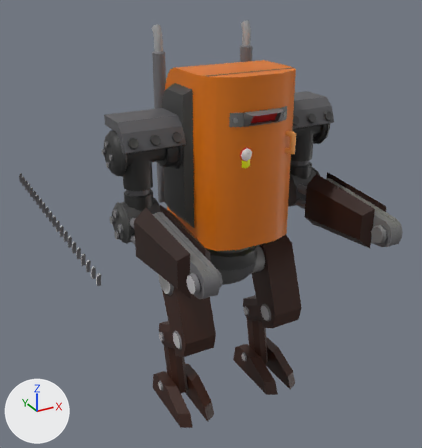
What one commit did to the FBX model TCC_ProjectArena/Assets/Gabriel/Inimigos/InimigosMesh/RoboMelee.fbx.
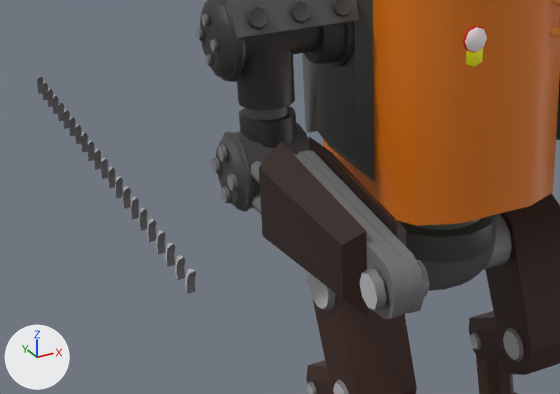
Each version is shown whole from a camera (50 mm lens) standing at (-9.26, -15.41, 14.82) and looking at (-0.31, 0.86, 6.68), then close up on the part from 0% to 69% of the width and 30% to 75% of the height. Lighting does not change. The marker at lower left points along +X, +Y and +Z. Where no turn or scale is listed for an object, it has been applied to the vertices. Vertices at the same position are counted once.

Objects in the first close-up: 'Face', 'Sawtooth.R'.
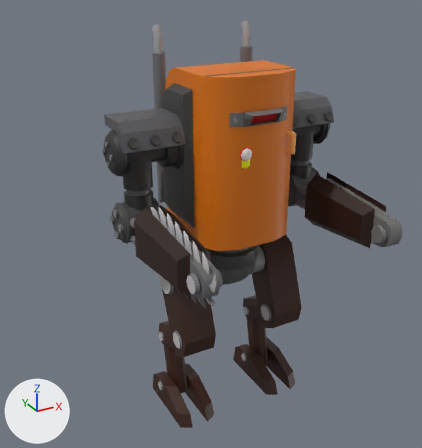
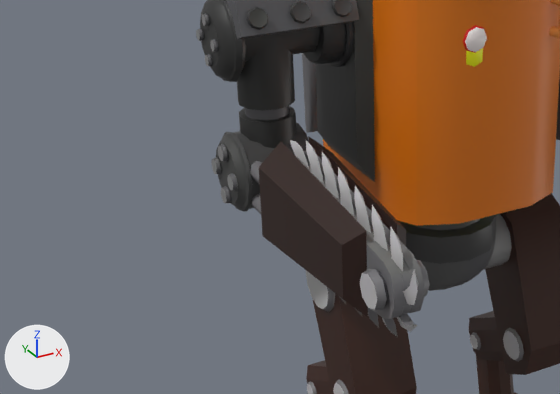
What differs and where, as boxes (x1, y1, x2, y2) in the close-ups (560 x 394 px; the box of a moved part takes in the faces that stretch with it):
'Sawtooth.R', reshaped, moved (19% narrower, 10% shorter)
    before: (37, 75, 196, 294)
    after: (290, 140, 418, 337)
part 1 of me_sawtooth_r_001, moved or reshaped
    before: (156, 230, 166, 254)
    after: (367, 306, 379, 328)
part 2 of me_sawtooth_r_001, moved or reshaped
    before: (147, 218, 156, 242)
    after: (355, 309, 362, 316)
part 3 of me_sawtooth_r_001, moved or reshaped
    before: (139, 207, 147, 231)
    after: (339, 296, 346, 304)
part 4 of me_sawtooth_r_001, moved or reshaped
    before: (123, 186, 131, 209)
    after: (322, 151, 339, 198)
part 5 of me_sawtooth_r_001, moved or reshaped
    before: (130, 197, 139, 219)
    after: (338, 167, 355, 216)
part 6 of me_sawtooth_r_001, moved or reshaped
    before: (165, 243, 175, 267)
    after: (354, 186, 371, 233)
part 7 of me_sawtooth_r_001, moved or reshaped
    before: (175, 255, 185, 280)
    after: (372, 205, 388, 251)
part 8 of me_sawtooth_r_001, rebuilt
    before: (185, 269, 196, 294)
    after: (403, 269, 418, 305)
part 9 of me_sawtooth_r_001, rebuilt (not visible afterwards)
    before: (108, 167, 115, 189)
part 10 of me_sawtooth_r_001, deleted (black)
    before: (37, 75, 108, 179)
part 11 of me_sawtooth_r_001, built on
    before: (115, 176, 123, 199)
    after: (290, 140, 417, 337)

What changed in the scene script:
```text
Change me_sawtooth_r_001:
    used by ob_sawtooth_r; location = (-5.44, -2.49, 7.52)
    remove me_sawtooth_r_001.from_pydata(...)  # 242 vertices, 198 faces; spans x -0.06..0.05, y -0.24..9.23, z -0.2..0.24
    add me_sawtooth_r_001.from_pydata(...)  # 198 vertices, 162 faces; spans x -0.06..0.07, y -0.28..4.05, z -1.15..1.06
    me_sawtooth_r_001 part 1: the loose piece of 11 vertices spanning x -0.06..0.05, y 1.05..1.52, z -0.2..0.24 is multiplied about its middle by the matrix ((-1.19, 0.0, 0.0), (0.0, 1.172, -0.206), (0.0, -0.206, -1.172)), then moved by (0.0, -0.15, -0.77)
    me_sawtooth_r_001 part 2: the loose piece of 11 vertices spanning x -0.06..0.05, y 1.48..1.95, z -0.2..0.24 is multiplied about its middle by the matrix ((-1.19, 0.0, 0.0), (0.0, 1.18, -0.157), (0.0, -0.157, -1.18)), then moved by (0.0, -0.07, -0.85)
    me_sawtooth_r_001 part 3: the loose piece of 11 vertices spanning x -0.06..0.05, y 1.9..2.38, z -0.2..0.24 is multiplied about its middle by the matrix ((-1.19, 0.0, 0.0), (0.0, 1.188, -0.077), (0.0, -0.077, -1.188)), then moved by (0.0, 0.01, -0.9)
    me_sawtooth_r_001 part 4: the loose piece of 11 vertices spanning x -0.06..0.05, y 2.76..3.24, z -0.2..0.24 is multiplied about its middle by the matrix ((-1.2, 0.0, 0.0), (0.0, -1.196, -0.093), (0.0, -0.093, 1.196)), then moved by (0.0, -0.74, 0.76)
    me_sawtooth_r_001 part 5: the loose piece of 11 vertices spanning x -0.06..0.05, y 2.33..2.81, z -0.2..0.24 is multiplied about its middle by the matrix ((-1.2, 0.0, 0.0), (0.0, -1.188, -0.168), (0.0, -0.168, 1.188)), then moved by (0.0, -0.83, 0.7)
    me_sawtooth_r_001 part 6: the loose piece of 11 vertices spanning x -0.06..0.05, y 0.62..1.09, z -0.2..0.24 is multiplied about its middle by the matrix ((-1.19, 0.0, 0.0), (0.0, -1.174, -0.193), (0.0, -0.193, 1.174)), then moved by (0.0, 0.38, 0.62)
    me_sawtooth_r_001 part 7: the loose piece of 11 vertices spanning x -0.06..0.05, y 0.19..0.67, z -0.2..0.24 is multiplied about its middle by the matrix ((-1.18, 0.0, 0.0), (0.0, -1.162, -0.203), (0.0, -0.203, 1.162)), then moved by (0.0, 0.31, 0.53)
    me_sawtooth_r_001 part 8: the loose piece of 11 vertices spanning x -0.06..0.05, y -0.24..0.24, z -0.2..0.24 is rebuilt with 11 vertices and now spans x -0.06..0.07, y -0.27..0.19, z -0.18..0.44
    me_sawtooth_r_001 part 9: the loose piece of 11 vertices spanning x -0.06..0.05, y 3.62..4.09, z -0.2..0.24 is rebuilt with 11 vertices and now spans x -0.06..0.07, y 3.55..4.01, z -0.46..0.15
    me_sawtooth_r_001 part 10: 12 loose pieces with 132 vertices, spanning x -0.06..0.05, y 4.04..9.23, z -0.2..0.24, are deleted
    me_sawtooth_r_001 part 11
    11 vertices are removed from x -0.06..0.05, y 3.19..3.66, z -0.2..0.24
    9 faces are deleted
    72 vertices are added at x -0.06..0.0, y -0.28..4.05, z -1.15..1.03
    27 new vertices lie (0.13, 0.0, 0.0) away from vertices in x -0.06, y -0.07..3.9, z -1.03..0.92
    81 new faces join them
Change ob_sawtooth_r:
    ob_sawtooth_r.location: (-5.44, -2.49, 7.52) -> (-3.16, -4.32, 7.6)
```
